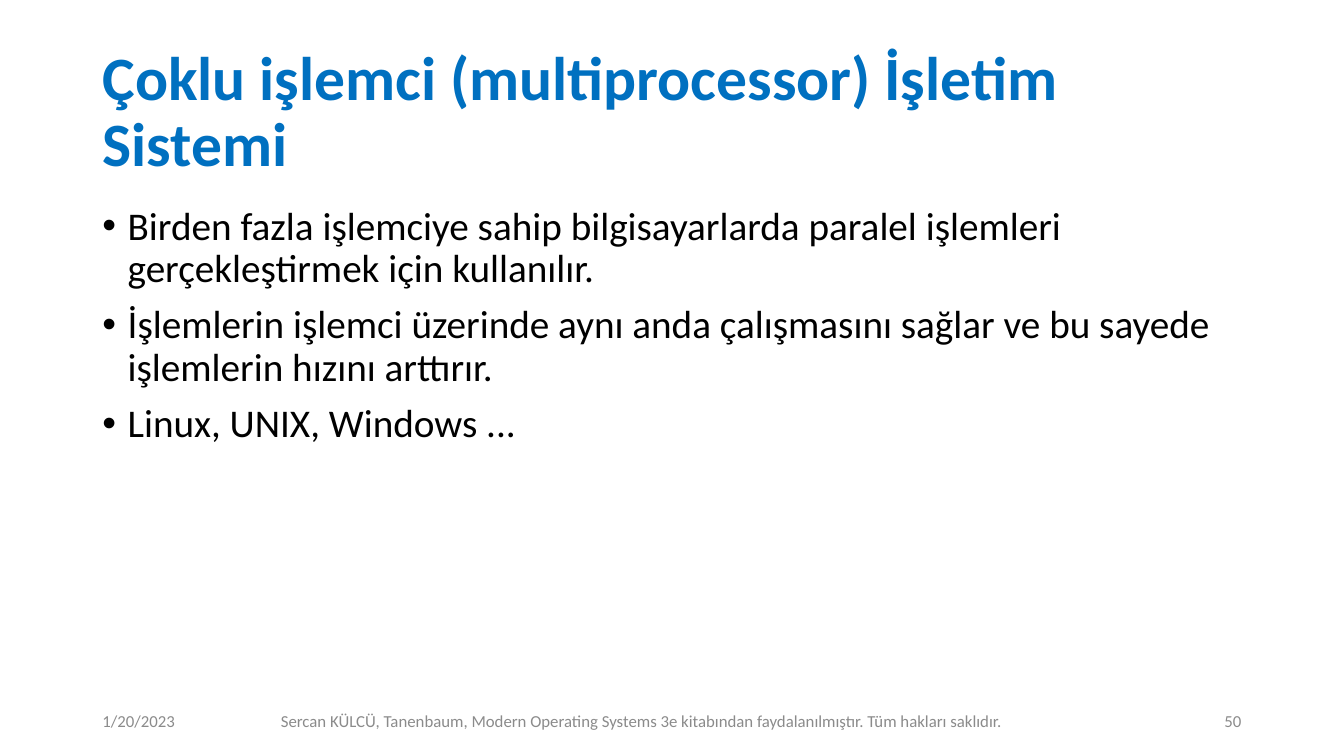
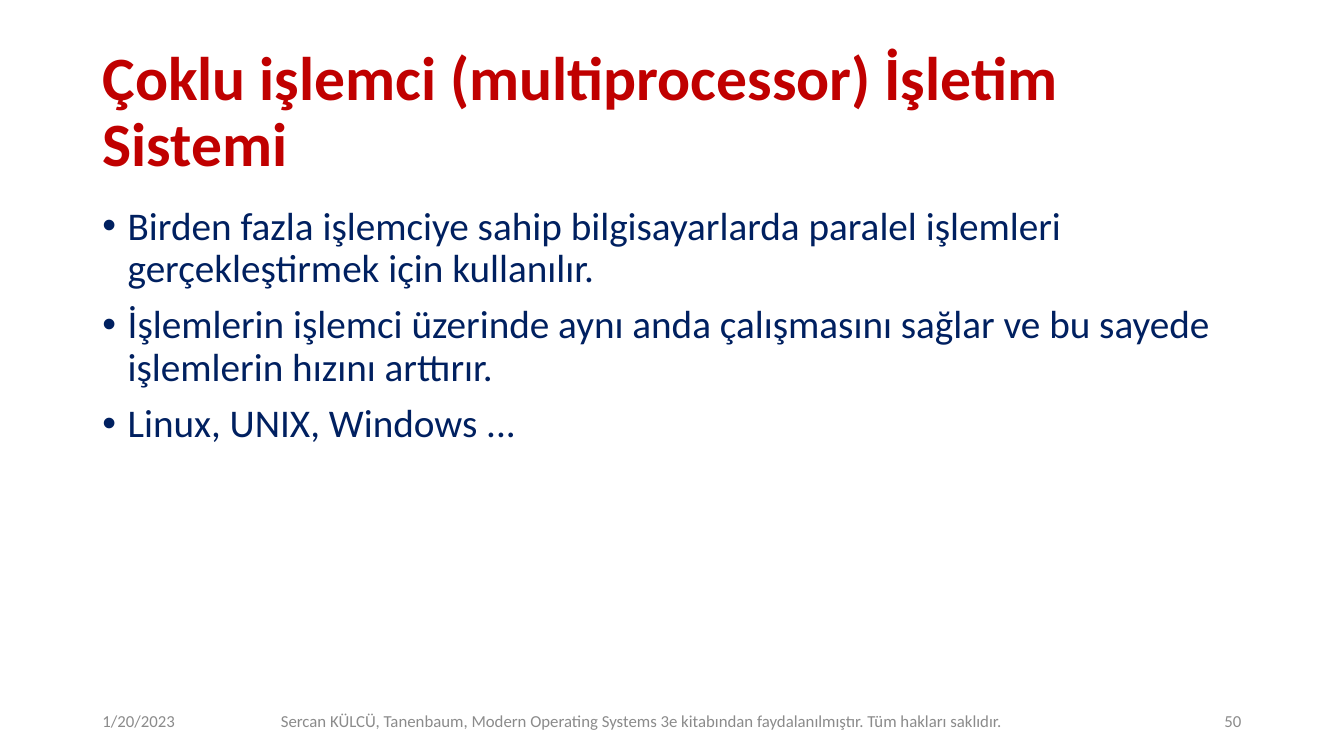
Before and after one commit to sercankulcu/sercankulcu.github.io, a slide deck: slide 50 of files/os/1_Bolum_1_Giris.pptx. Drawn at 1344x756 pixels with LibreOffice and Linux fonts; fonts in the diff are those of the drawing. Boxes give left, top, right and bottom in pixels: in the first picture for what was removed or moved away, otherwise in the second. Text is boxed around its words. In the diff, an @@ line names an element or a change of style, - is before the commit and + after.

```diff
--- a/files/os/1_Bolum_1_Giris.pptx
+++ b/files/os/1_Bolum_1_Giris.pptx
@@ title "Çoklu işlemci (multiprocessor) İşletim Sistemi" at [102,48,1058,167]: text colour #0070C0 to #C00000 @@
@@ text "Birden fazla işlemciye sahip bilgisayarlarda ..." at [128,212,1209,442]: text colour #000000 to #002060 @@
```
Also in this commit, not shown: 86 other slides changed, 5 other files.
